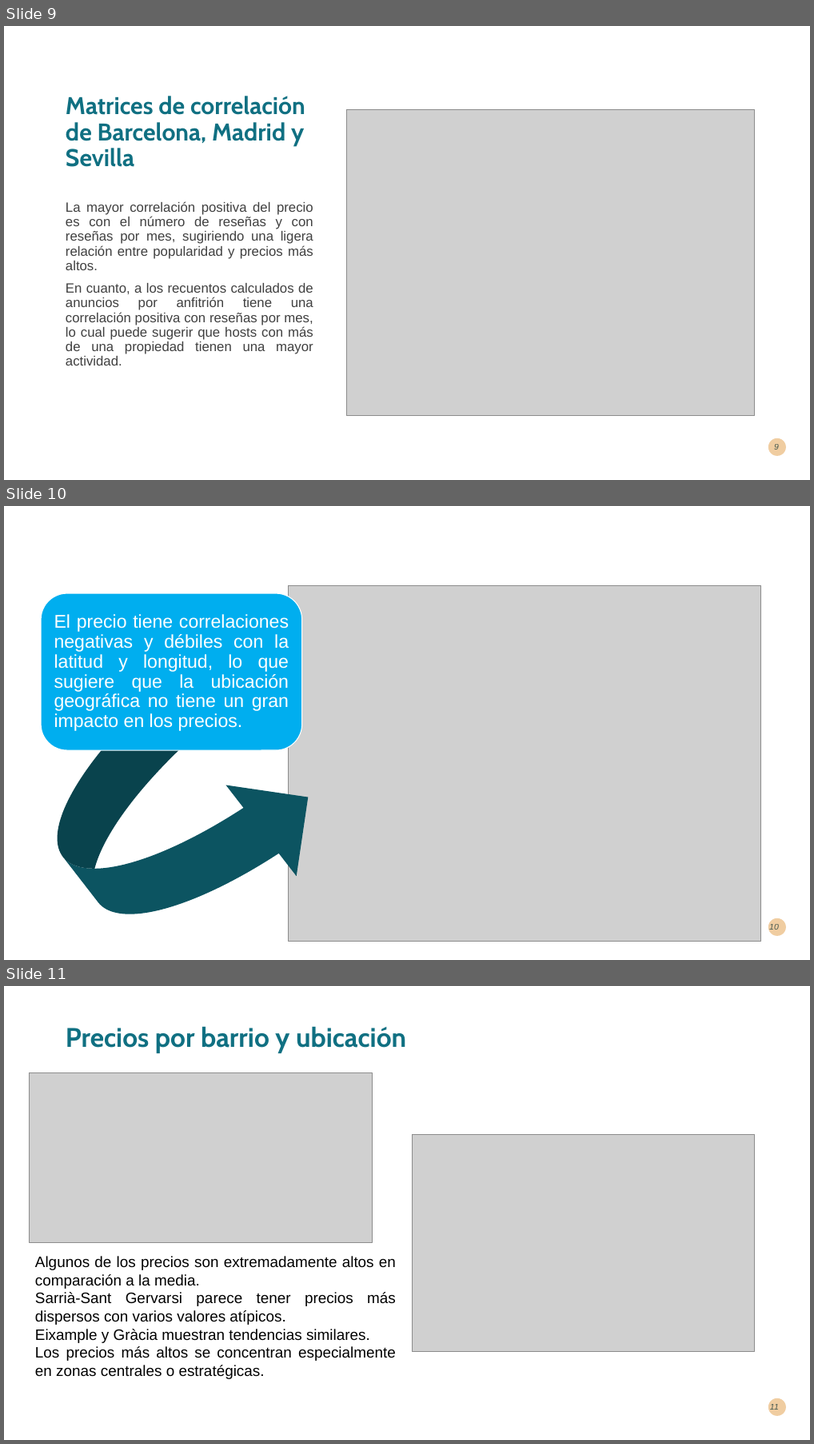
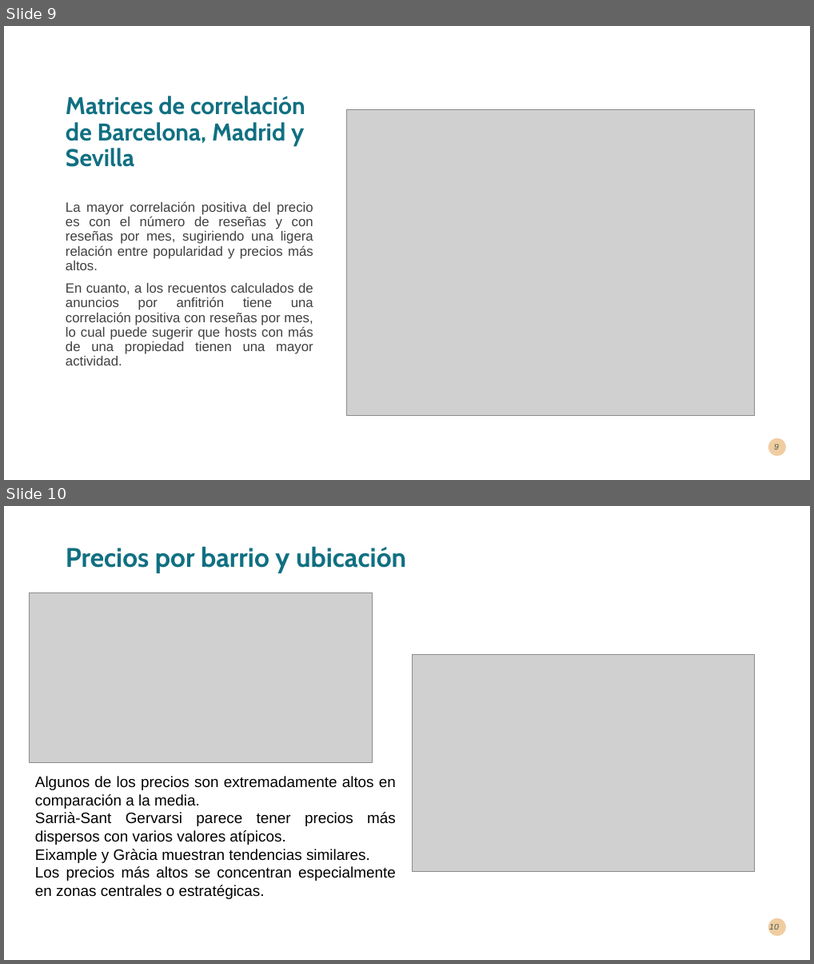
Before and after one commit to AlbrtttoTorres/EDA_Airbnb_Barcelona_Madrid_Sevilla, a slide deck: Presentación.pptx. Shown one above the other, each under a label of ours: slides 9, 10 and 11 before the commit, slides 9 and 10 after it. The pictures are 814x1444 and 814x964 pixels, drawn with LibreOffice and Linux fonts; fonts in the diff are those of the drawing; grey boxes stand for pictures. Boxes give left, top, right and bottom in pixels: in the first picture for what was removed or moved away, otherwise in the second. Text is boxed around its words. In the diff, an @@ line names an element or a change of style, - is before the commit and + after.

```diff
--- a/Presentación.pptx
+++ b/Presentación.pptx
@@ slide 10 removed at [4, 506, 810, 960], background #FFFFFF; not listed: 1 template element that a slide beside it also shows @@
@@ rounded rectangle removed at [41, 593, 302, 750] @@
@@ picture removed at [288, 585, 762, 940] @@
@@ text removed at [54, 614, 289, 731] @@
-El precio tiene correlaciones negativas y débiles con la latitud y longitud, lo que sugiere que la ubicación geográfica no tiene un gran impacto en los precios.
@@ curved right arrow removed at [17, 656, 343, 960] @@
@@ page number removed at [770, 924, 779, 929] @@
-10
@@ what was slide 11 is now slide 10 @@
@@ page number at [770, 924, 779, 929]: text changed @@
-11
+10
```
Also in this commit, not shown: 6 slides changed, 1 slide added, 1 other slide removed, 1 other file.
